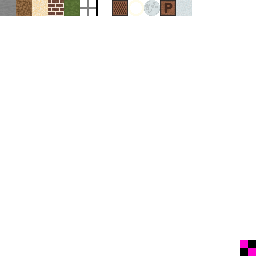
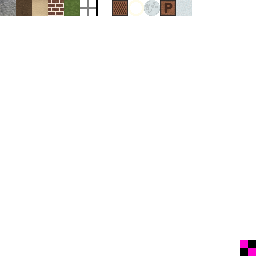
Comparing the layer stacks of the two w=256, h=256 images. Changes:
painted on "textures.png" over [0, 0, 48, 16]
